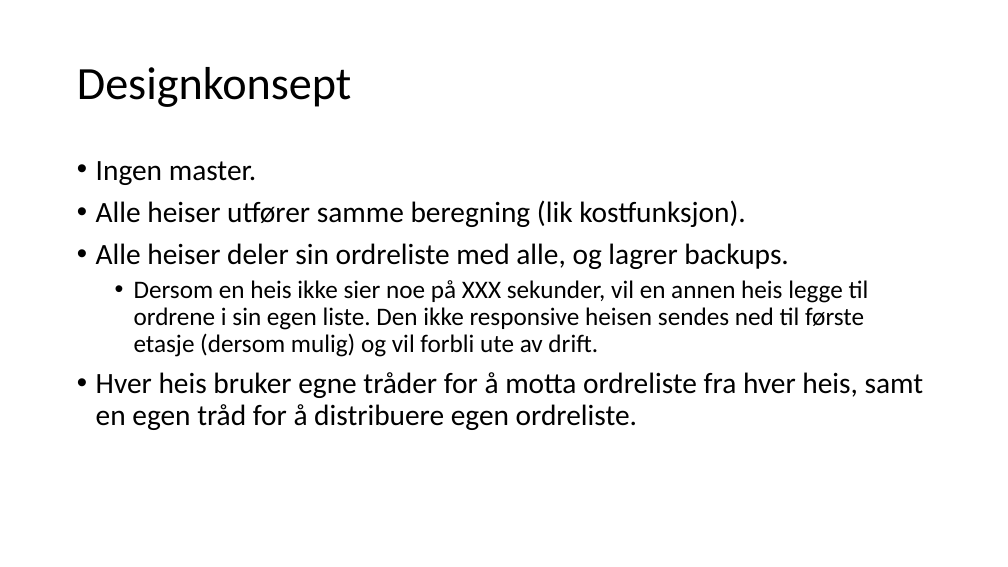
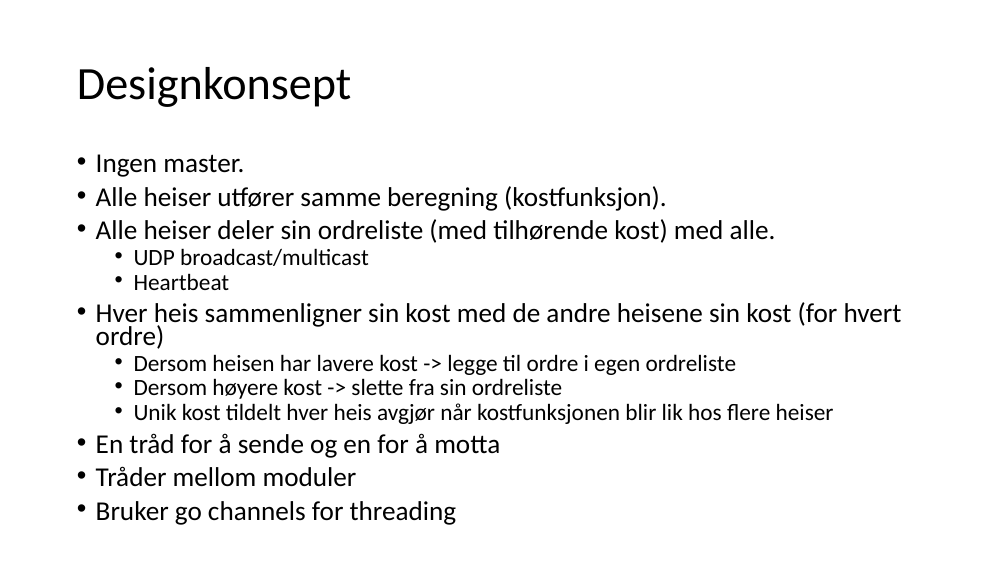
Before and after one commit to henningward/sanntid, a slide deck: slide 2 of heisdesign.pptx. Drawn at 1008x567 pixels with LibreOffice and Linux fonts; fonts in the diff are those of the drawing. Boxes give left, top, right and bottom in pixels: in the first picture for what was removed or moved away, otherwise in the second. Text is boxed around its words. In the diff, an @@ line names an element or a change of style, - is before the commit and + after.

Commit message:
design

```diff
--- a/heisdesign.pptx
+++ b/heisdesign.pptx
@@ text at [96, 154, 244, 177]: size 28 to 25.9 pt in "Ingen master."; line spacing 0.9 to 0.7 @@
@@ text at [96, 186, 902, 525]: text changed; size 28 to 25.9 pt @@
-• Alle heiser utfører samme beregning (lik kostfunksjon).
-• Alle heiser deler sin ordreliste med alle, og lagrer backups.
-  • Dersom en heis ikke sier noe på XXX sekunder, vil en annen heis legge til ordrene i sin egen liste. Den ikke responsive heisen sendes ned til første etasje (dersom mulig) og vil forbli ute av drift.
-• Hver heis bruker egne tråder for å motta ordreliste fra hver heis, samt en egen tråd for å distribuere egen ordreliste.
+• Alle heiser utfører samme beregning (kostfunksjon).
+• Alle heiser deler sin ordreliste (med tilhørende kost) med alle.
+  • UDP broadcast/multicast
+  • Heartbeat
+• Hver heis sammenligner sin kost med de andre heisene sin kost (for hvert ordre)
+  • Dersom heisen har lavere kost -> legge til ordre i egen ordreliste
+  • Dersom høyere kost -> slette fra sin ordreliste
+  • Unik kost tildelt hver heis avgjør når kostfunksjonen blir lik hos flere heiser
+• En tråd for å sende og en for å motta
+• Tråder mellom moduler
+• Bruker go channels for threading
```
Also in this commit, not shown: 3 slides added, 1 slide removed, 1 other file.
